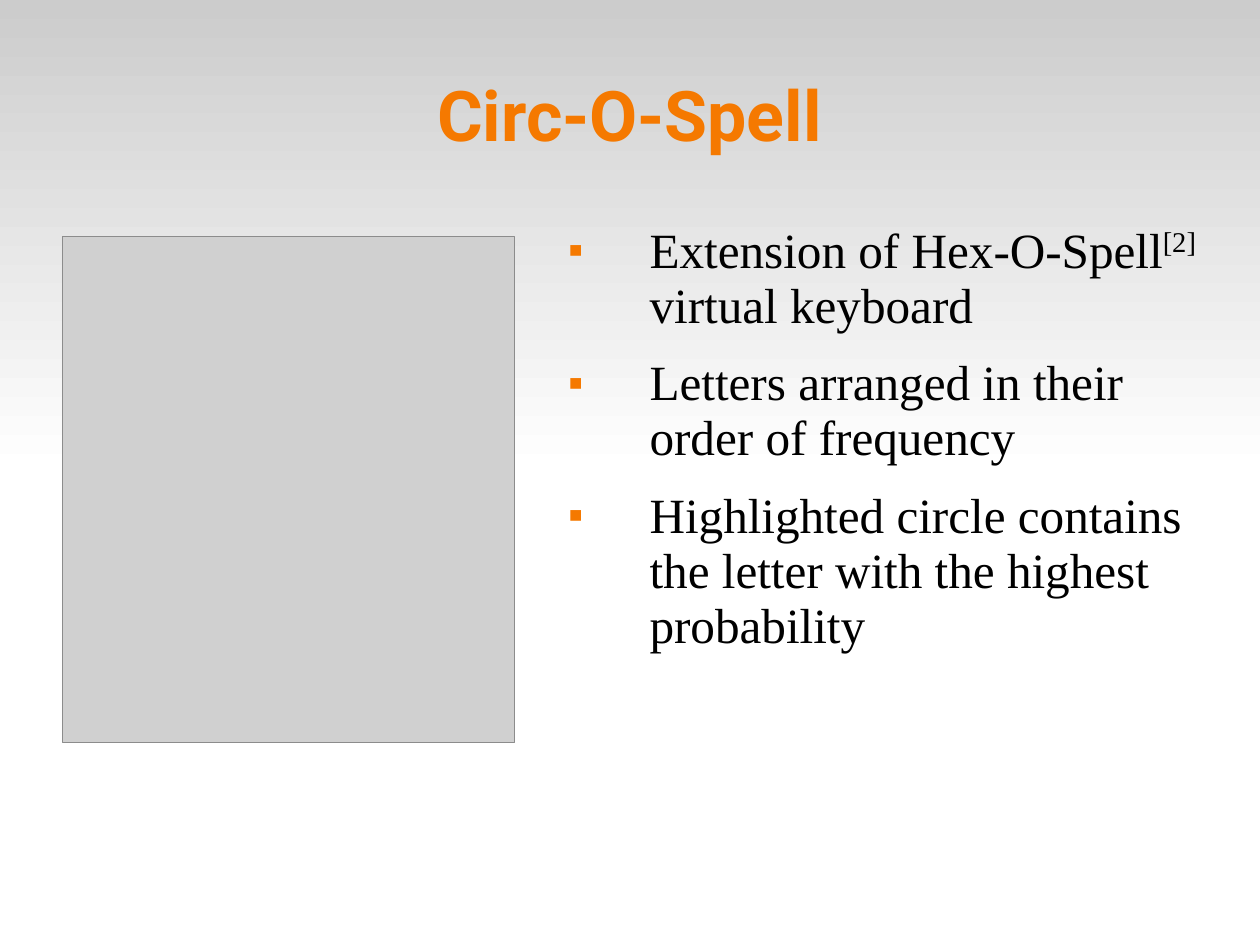
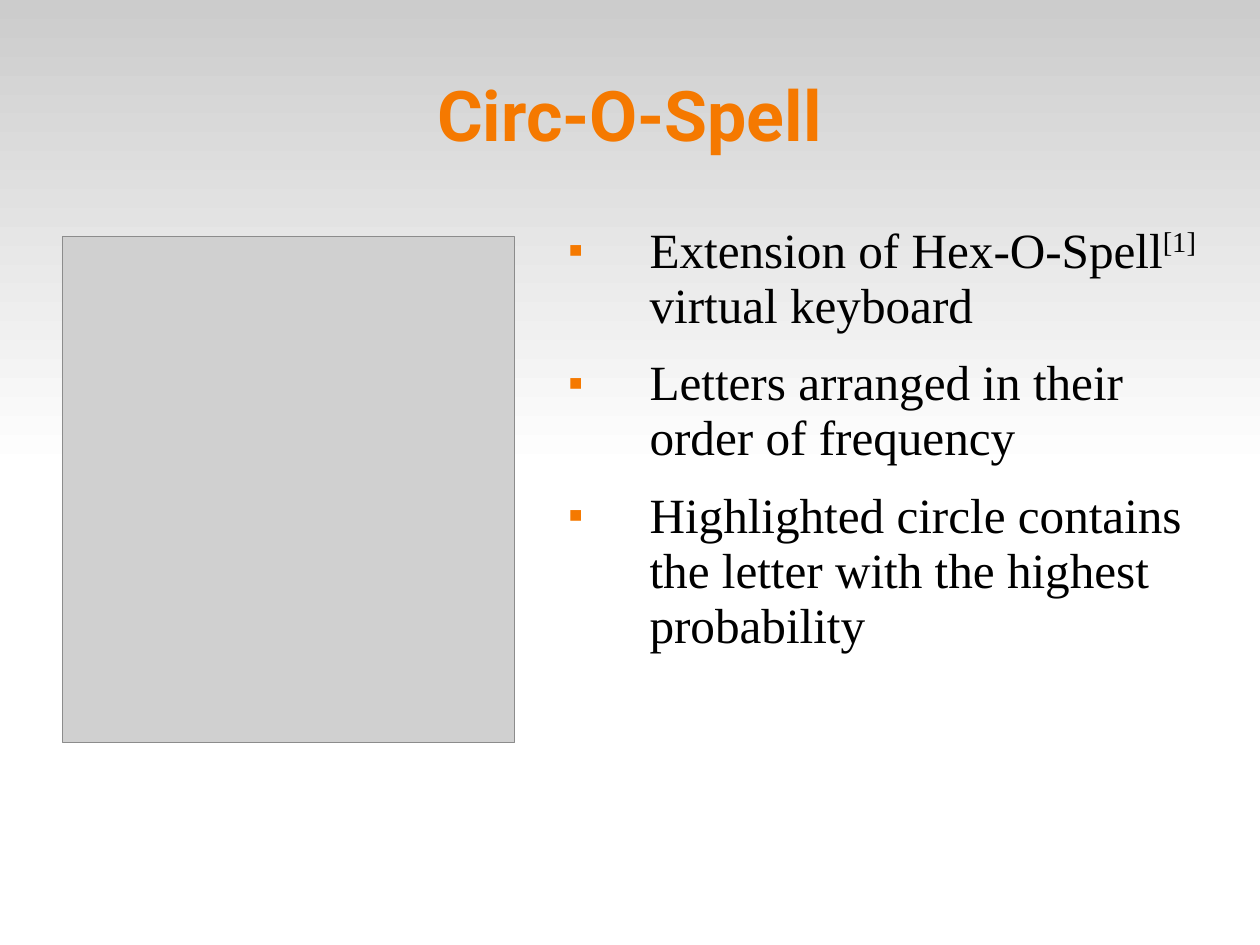
Before and after one commit to abdullah38rcc/BCI-Virtual-Keyboard, a slide deck: slide 1 of master's/docs/virtKey.ppt. Drawn at 1260x945 pixels with LibreOffice and Linux fonts; fonts in the diff are those of the drawing; grey boxes stand for pictures. Boxes give left, top, right and bottom in pixels: in the first picture for what was removed or moved away, otherwise in the second. Text is boxed around its words. In the diff, an @@ line names an element or a change of style, - is before the commit and + after.

```diff
--- a/master's/docs/virtKey.ppt
+++ b/master's/docs/virtKey.ppt
@@ text at box(650, 232, 1196, 334): text changed @@
-■ Extension of Hex-O-Spell[2] virtual keyboard
+■ Extension of Hex-O-Spell[1] virtual keyboard
```
Also in this commit, not shown: 8 other slides changed, 1 slide added, 1 slide removed.
